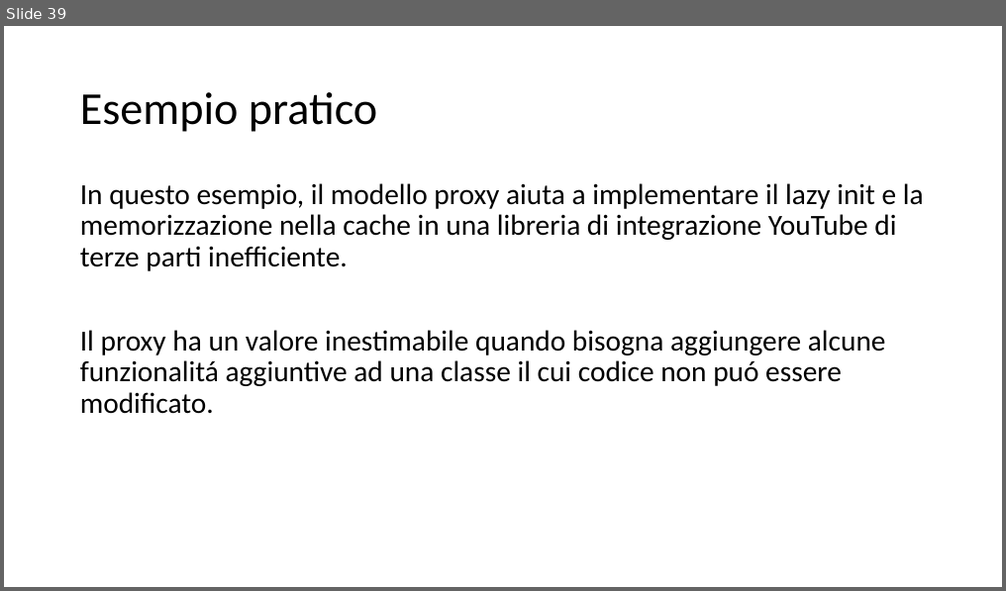
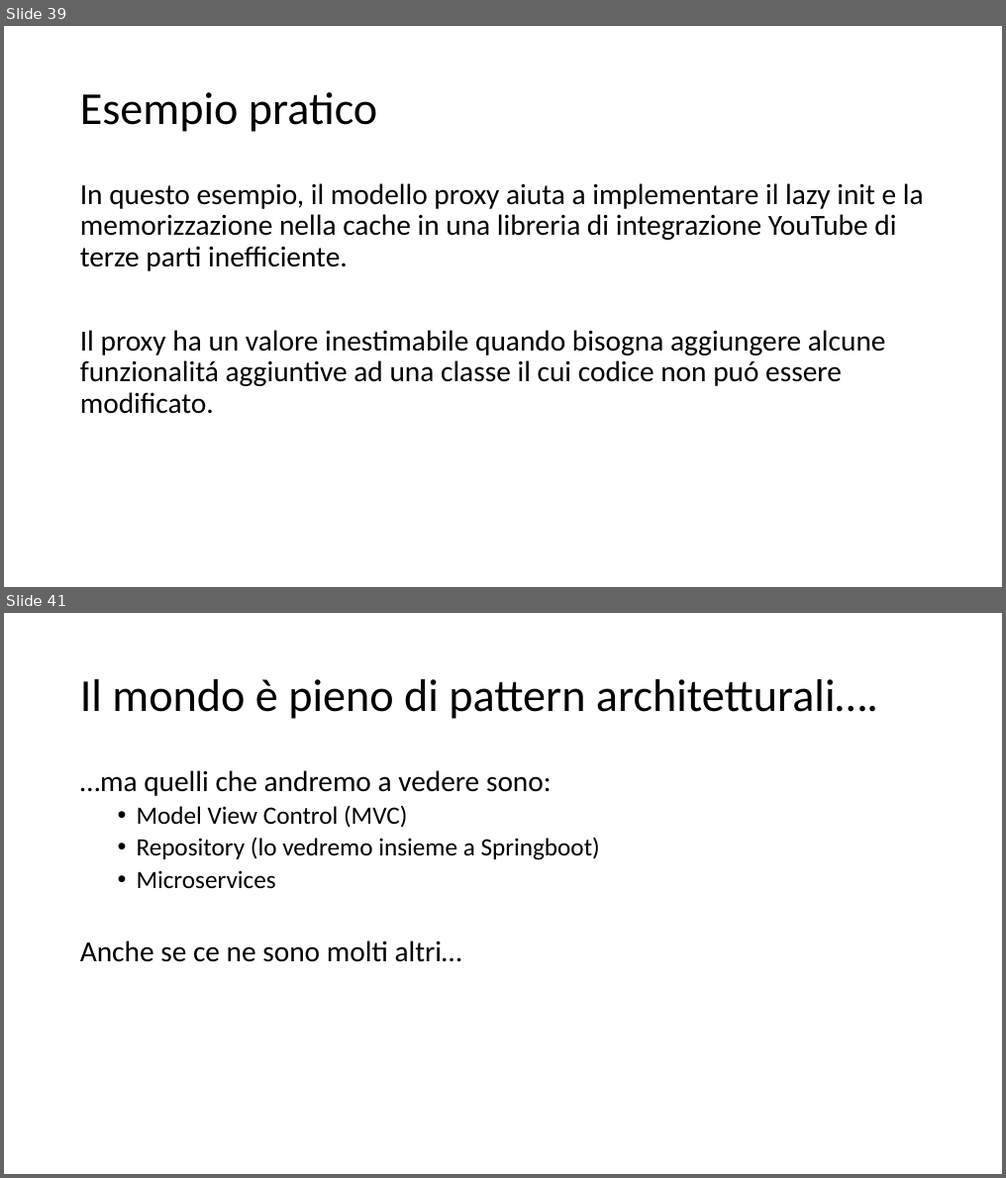
Before and after one commit to cicababba/java_course, a slide deck: Slide/Pattern.pptx. Shown one above the other, each under a label of ours: slide 39 before the commit, slides 39 and 41 after it; the slides between them are not shown. The pictures are 1006x591 and 1006x1178 pixels, drawn with LibreOffice and Linux fonts; fonts in the diff are those of the drawing. Boxes give left, top, right and bottom in pixels: in the first picture for what was removed or moved away, otherwise in the second. Text is boxed around its words. In the diff, an @@ line names an element or a change of style, - is before the commit and + after.

```diff
--- a/Slide/Pattern.pptx
+++ b/Slide/Pattern.pptx
@@ slide 41 added at (4, 613, 1002, 1174), background #FFFFFF @@
@@ title added at (80, 679, 878, 719), 44 pt, text #000000 @@
+Il mondo è pieno di pattern architetturali….
@@ text added at (80, 770, 600, 962), 24 pt, text #000000 @@
+…ma quelli che andremo a vedere sono:
+  • Model View Control (MVC)
+  • Repository (lo vedremo insieme a Springboot)
+  • Microservices
+Anche se ce ne sono molti altri…
```
Also in this commit, not shown: 1 slide changed, 76 other slides added.
